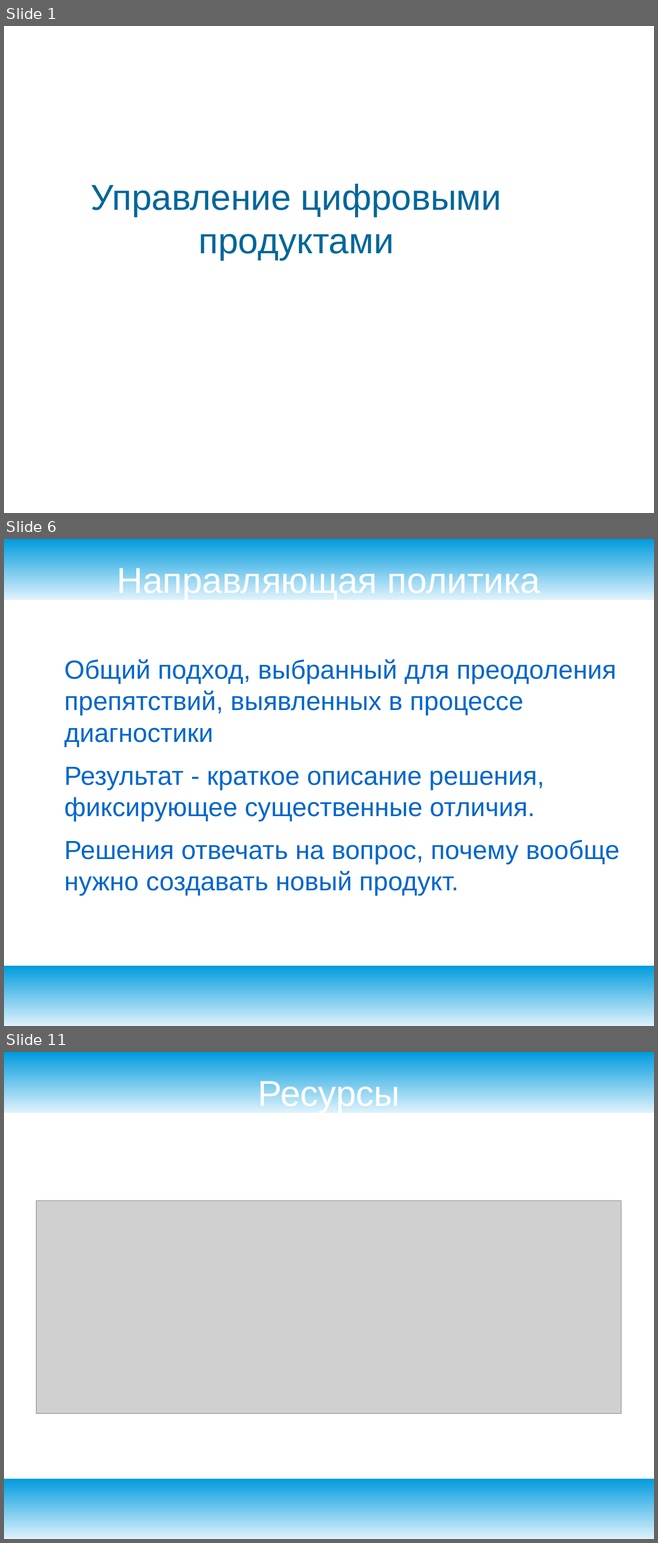
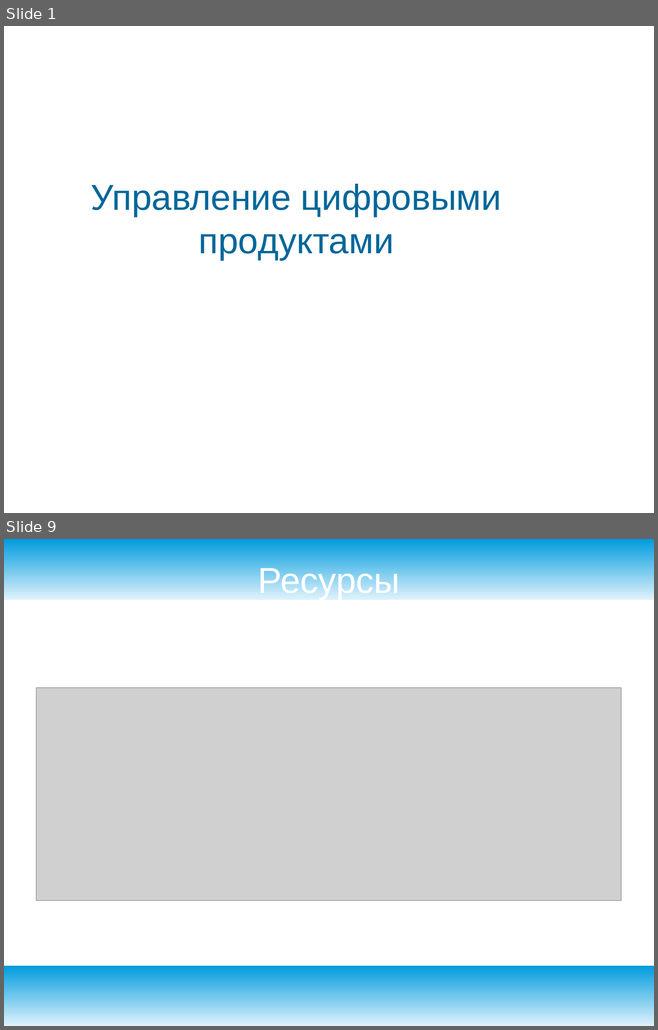
Before and after one commit to ilb/devmethodology, a slide deck: docs/presentation/productmanagement.odp. Shown one above the other, each under a label of ours: slides 1, 6 and 11 before the commit, slides 1 and 9 after it; the slides between them are not shown. The pictures are 658x1543 and 658x1030 pixels, drawn with LibreOffice and Linux fonts; fonts in the diff are those of the drawing; grey boxes stand for pictures; background and template pictures are left out. Boxes give left, top, right and bottom in pixels: in the first picture for what was removed or moved away, otherwise in the second. Text is boxed around its words. In the diff, an @@ line names an element or a change of style, - is before the commit and + after.

```diff
--- a/docs/presentation/productmanagement.odp
+++ b/docs/presentation/productmanagement.odp
@@ slide 6 removed at (4, 539, 654, 1026), background #FFFFFF; not listed: 2 template elements that a slide beside it also shows @@
@@ title removed at (117, 565, 540, 600) @@
-Направляющая политика
@@ text removed at (64, 659, 619, 896) @@
-Общий подход, выбранный для преодоления препятствий, выявленных в процессе диагностики
-Результат - краткое описание решения, фиксирующее существенные отличия.
-Решения отвечать на вопрос, почему вообще нужно создавать новый продукт.
@@ what was slide 11 is now slide 9 @@
```
Also in this commit, not shown: 2 slides changed, 5 slides added, 6 other slides removed.
